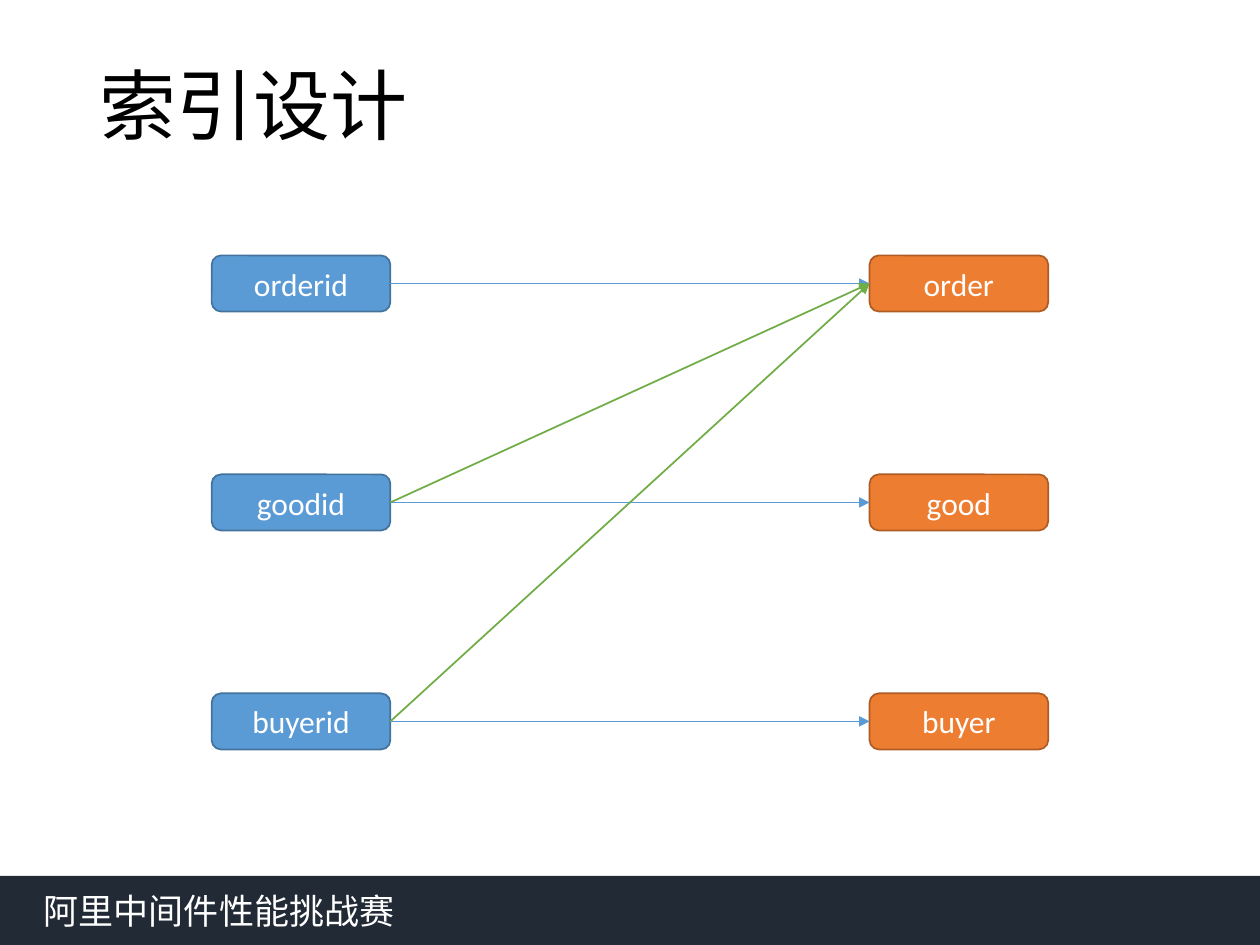
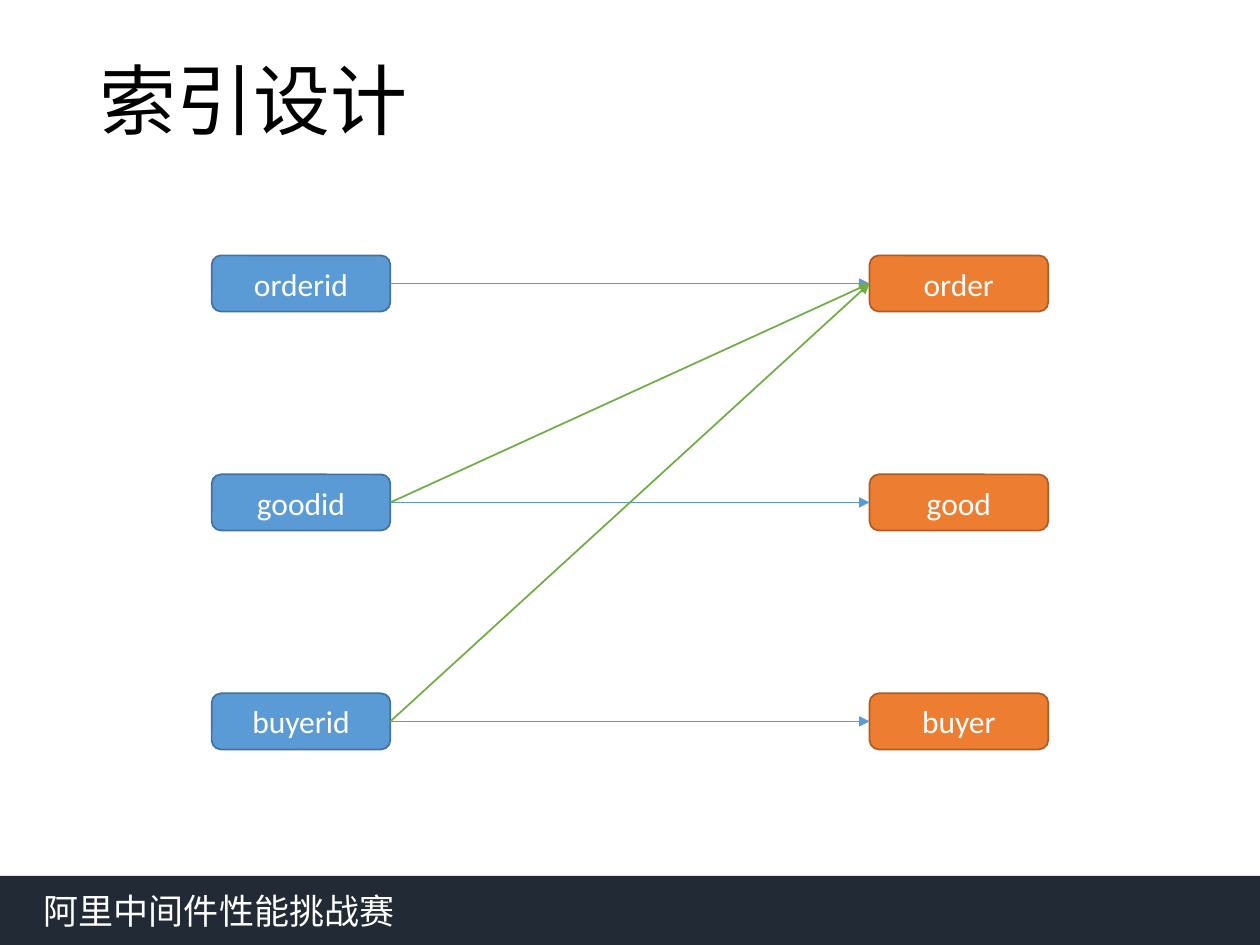
Before and after one commit to qwordy/AlibabaMiddlewareRace2, a slide deck: slide 8 of doc/中间件答辩yfy.pptx (slide 5 before the commit). Drawn at 1260x945 pixels with LibreOffice and Linux fonts; fonts in the diff are those of the drawing. Boxes give left, top, right and bottom in pixels: in the first picture for what was removed or moved away, otherwise in the second. Text is boxed around its words. In the diff, an @@ line names an element or a change of style, - is before the commit and + after.

```diff
--- a/doc/中间件答辩yfy.pptx
+++ b/doc/中间件答辩yfy.pptx
@@ title "索引设计": place and size @@
-title "索引设计" at <box>99,69,407,141</box>
+title "索引设计" at <box>99,64,407,136</box>
```
Also in this commit, not shown: 4 other slides changed, 13 slides added, 2 slides removed, 10 other files.
